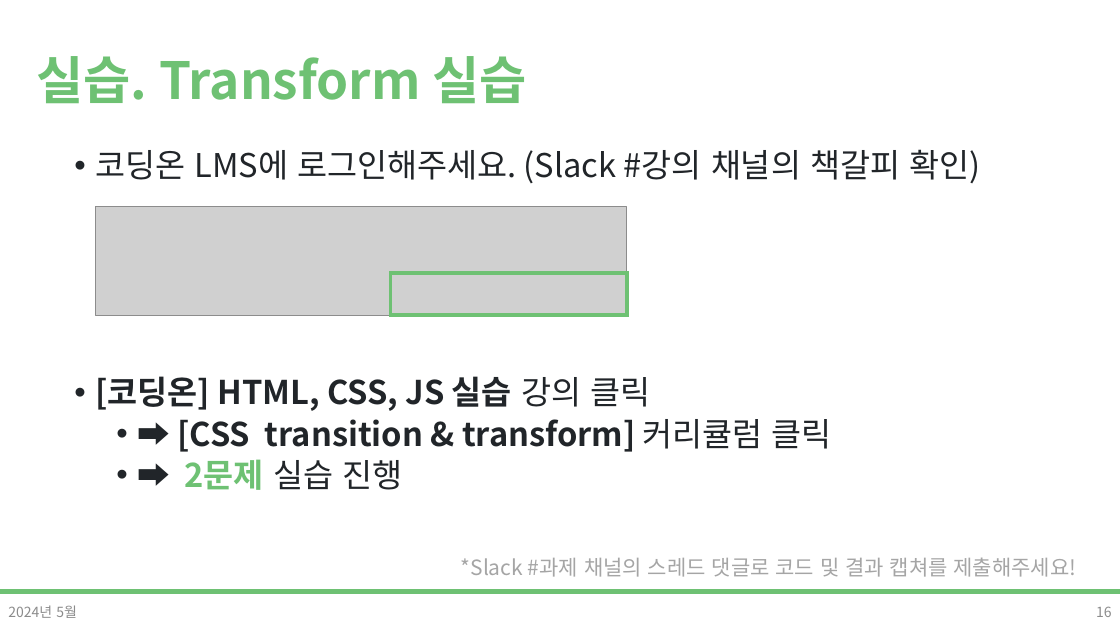
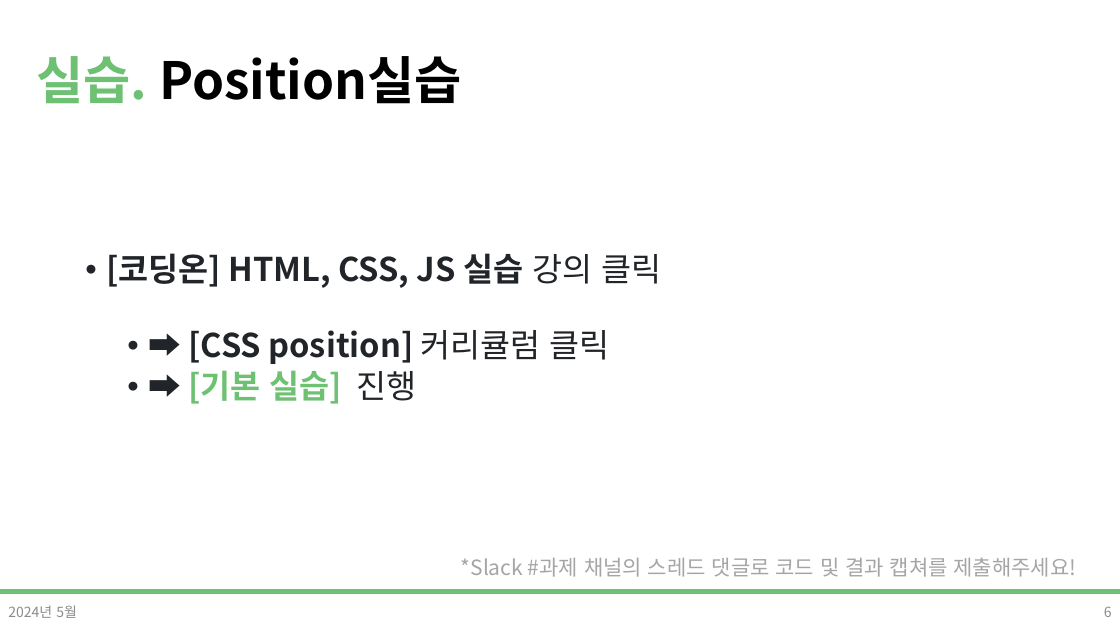
Before and after one commit to DevDamon0527/SeSAC_Yeongdeungpo_Campus_6th, a slide deck: slide 6 of material/[SeSAC_YDP_6] 03_CSS_3.pptx (slide 16 before the commit). Drawn at 1120x630 pixels with LibreOffice and Linux fonts; fonts in the diff are those of the drawing; grey boxes stand for pictures; background and template pictures are left out. Boxes give left, top, right and bottom in pixels: in the first picture for what was removed or moved away, otherwise in the second. Text is boxed around its words. In the diff, an @@ line names an element or a change of style, - is before the commit and + after.

```diff
--- a/material/[SeSAC_YDP_6] 03_CSS_3.pptx
+++ b/material/[SeSAC_YDP_6] 03_CSS_3.pptx
@@ title at bbox=[36, 56, 462, 104]: text changed; text colour #6EC173 to #000000 @@
-실습. Transform 실습
+실습. Position실습
@@ text at bbox=[95, 149, 980, 183]: paragraph removed @@
-• 코딩온 LMS에 로그인해주세요. (Slack #강의 채널의 책갈피 확인)
@@ text "[코딩온] HTML, CSS, JS 실습 ...": place and size @@
-text "[코딩온] HTML, CSS, JS 실습 ..." at bbox=[95, 149, 980, 490]
+text "[코딩온] HTML, CSS, JS 실습 ..." at bbox=[106, 253, 661, 404]
@@ picture removed at bbox=[96, 207, 628, 315] @@
@@ rectangle removed at bbox=[391, 273, 627, 315] @@
@@ text at bbox=[188, 330, 610, 404]: text changed @@
-  • ➡ [CSS transition & transform] 커리큘럼 클릭
-  • ➡ 2문제 실습 진행
+  • ➡ [CSS position] 커리큘럼 클릭
+  • ➡ [기본 실습] 진행
@@ page number at bbox=[1104, 606, 1112, 617]: text changed @@
-16
+6
```
Also in this commit, not shown: 2 other slides changed, 6 slides added, 3 slides removed, 6 other files.
